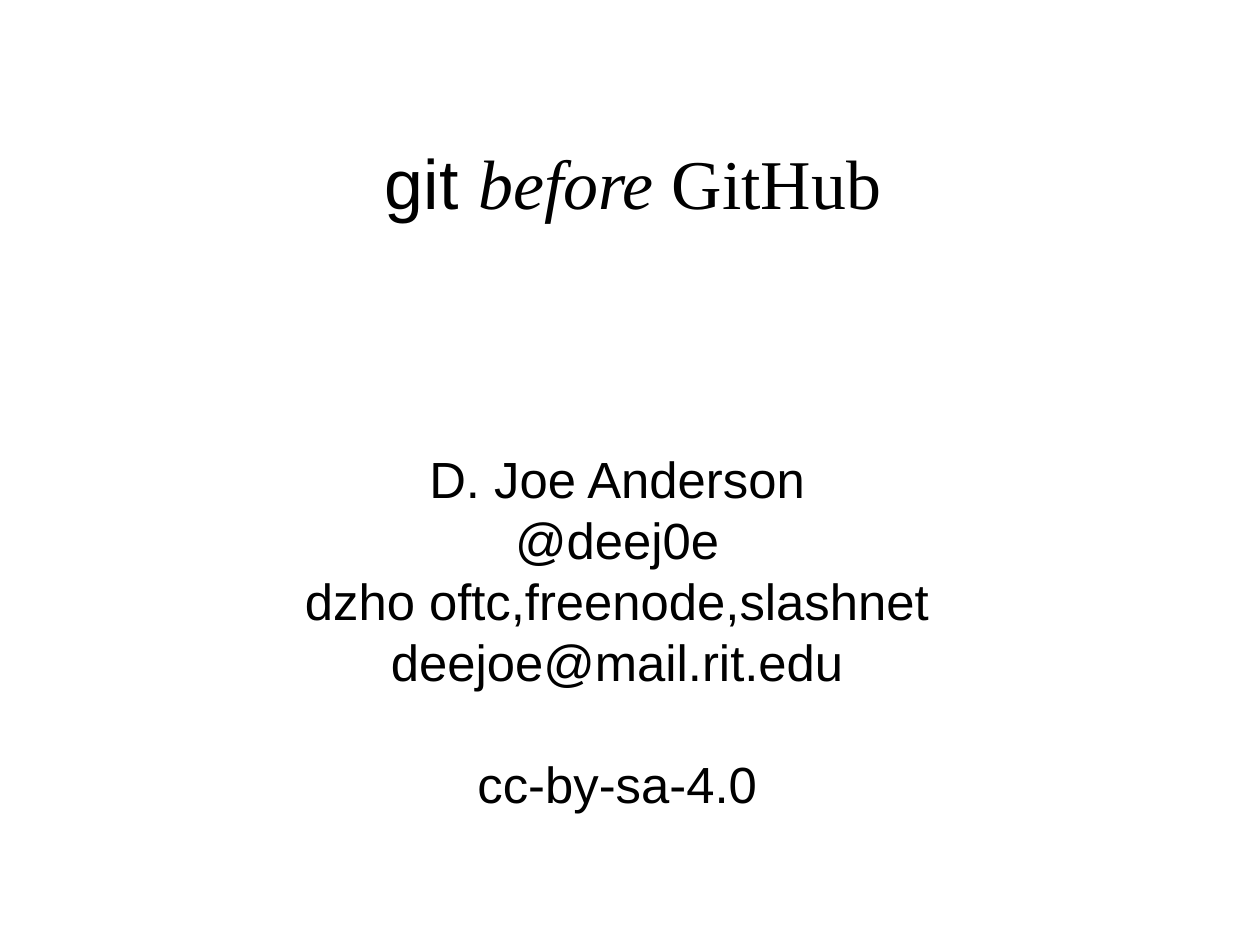
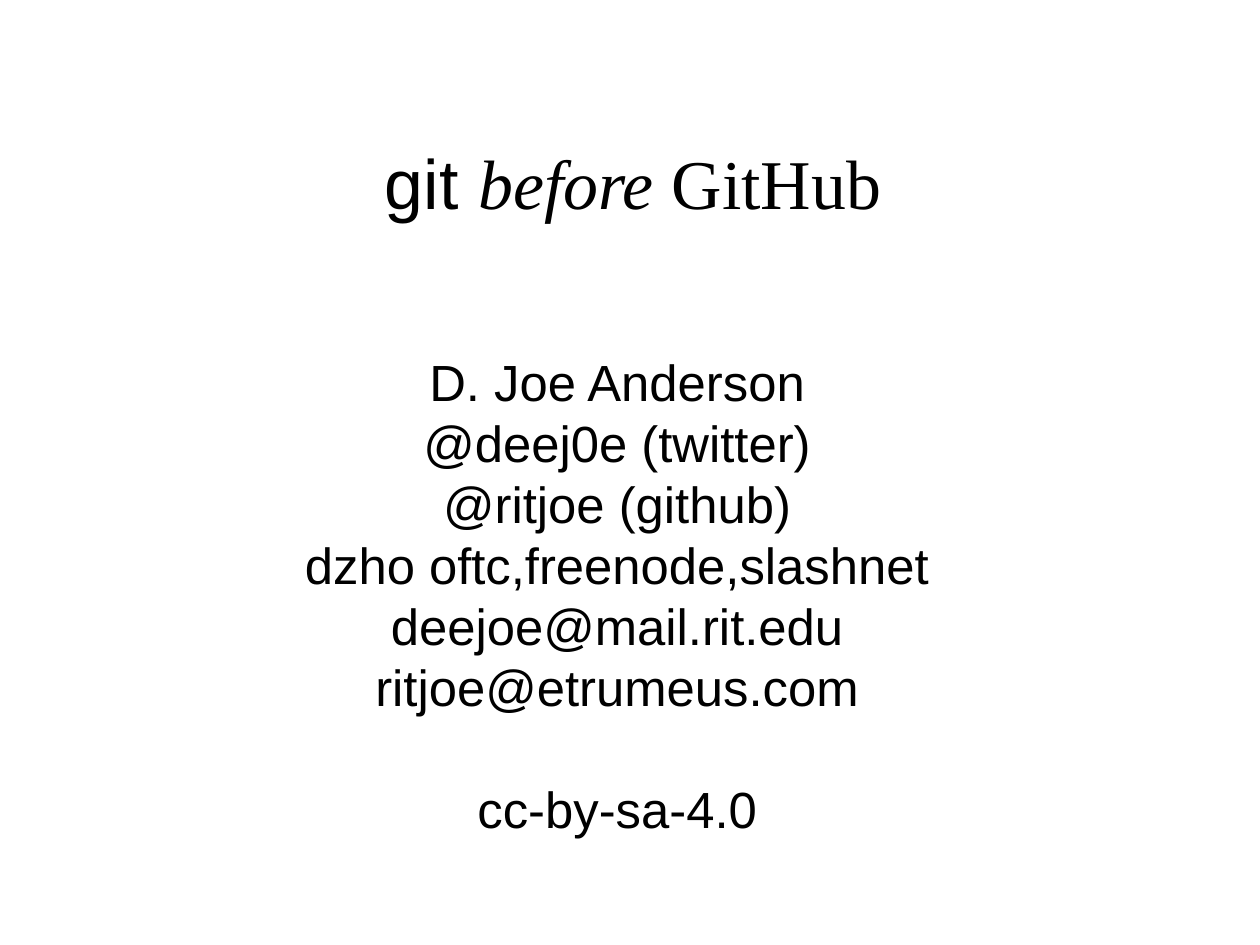
Before and after one commit to decause/hfoss, a slide deck: slide 1 of static/decks/g-b4-gh-txt.odp. Drawn at 1260x945 pixels with LibreOffice and Linux fonts; fonts in the diff are those of the drawing. Boxes give left, top, right and bottom in pixels: in the first picture for what was removed or moved away, otherwise in the second. Text is boxed around its words. In the diff, an @@ line names an element or a change of style, - is before the commit and + after.

```diff
--- a/static/decks/g-b4-gh-txt.odp
+++ b/static/decks/g-b4-gh-txt.odp
@@ subtitle "D. Joe Anderson" moved from (x1=305, y1=461, x2=929, y2=813) to (x1=305, y1=364, x2=929, y2=838) @@
@@ subtitle at (x1=423, y1=425, x2=810, y2=533): text changed @@
-@deej0e
+@deej0e (twitter)
+@ritjoe (github)
@@ subtitle at (x1=375, y1=669, x2=858, y2=716): paragraph added @@
+ritjoe@etrumeus.com
```
Also in this commit, not shown: 2 other slides changed, 4 slides added.
